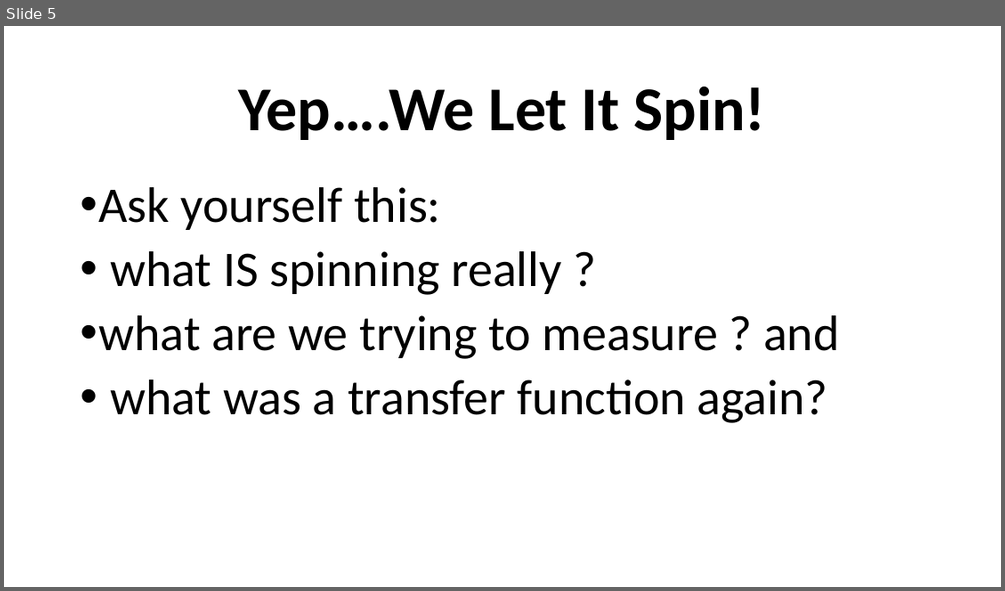
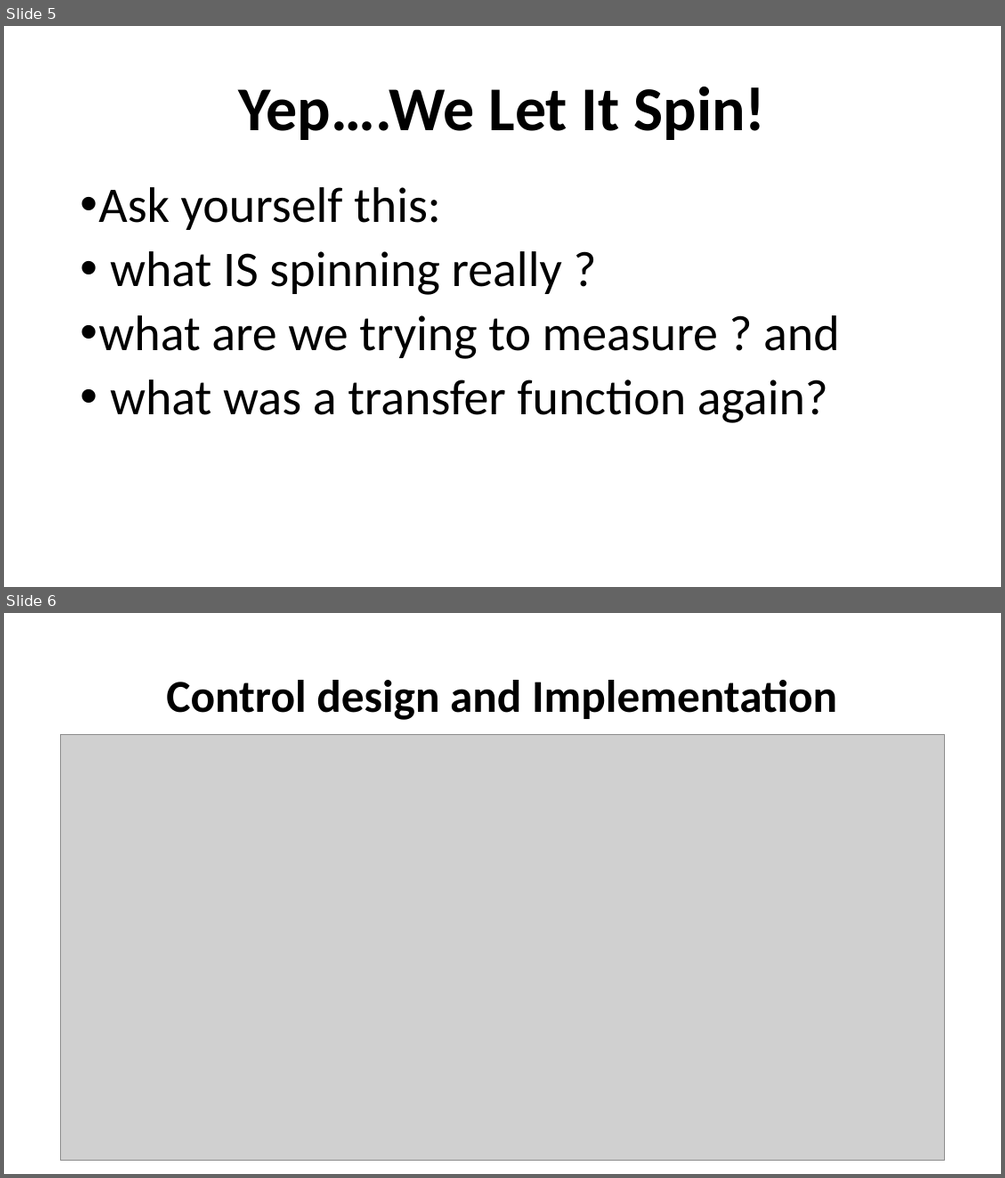
Before and after one commit to pcannon67/Autonomous-Rover, a slide deck: System Modelling and Controller Design.pptx. Shown one above the other, each under a label of ours: slide 5 before the commit, slides 5 and 6 after it. The pictures are 1005x591 and 1005x1178 pixels, drawn with LibreOffice and Linux fonts; fonts in the diff are those of the drawing; grey boxes stand for pictures; background and template pictures are left out. Boxes give left, top, right and bottom in pixels: in the first picture for what was removed or moved away, otherwise in the second. Text is boxed around its words. In the diff, an @@ line names an element or a change of style, - is before the commit and + after.

```diff
--- a/System Modelling and Controller Design.pptx
+++ b/System Modelling and Controller Design.pptx
@@ slide 6 added at bbox=[4, 613, 1001, 1174], background picture (left out) @@
@@ title added at bbox=[166, 680, 837, 720], 44 pt, text #000000, bold @@
+Control design and Implementation
@@ picture added at bbox=[60, 735, 945, 1160] @@
```
Also in this commit, not shown: 1 other slide added.
